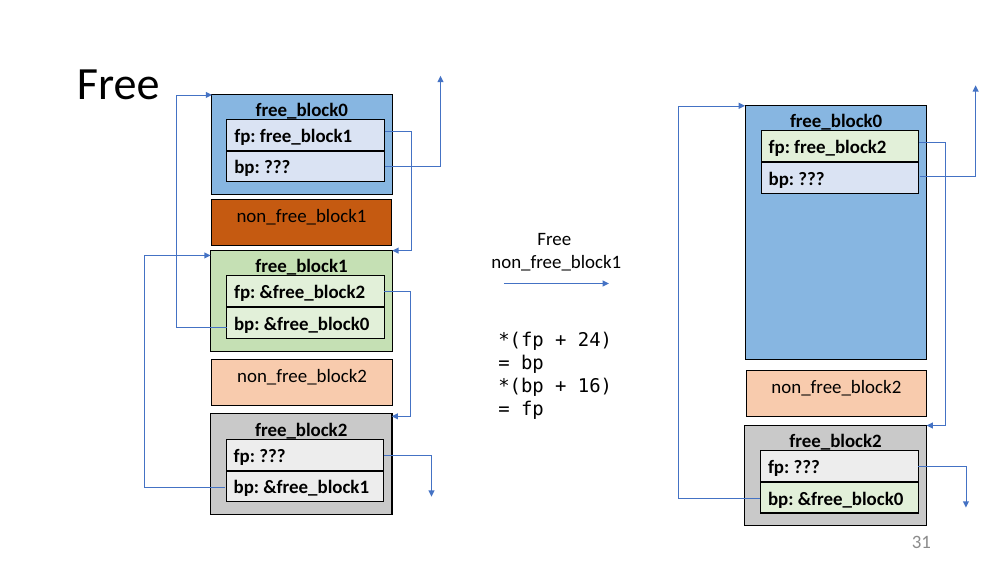
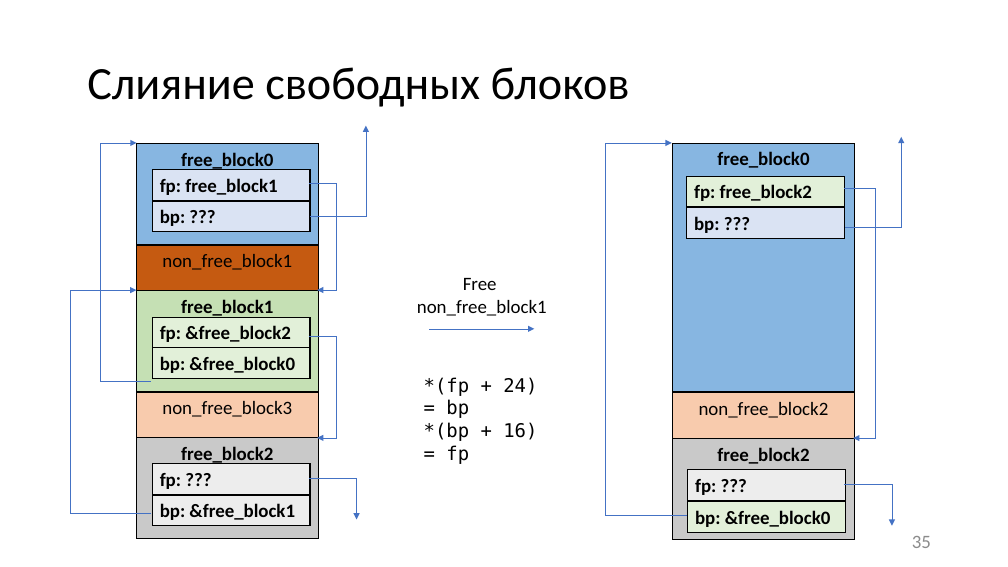
Before and after one commit to itsecd/low-level-programming, a slide deck: slide 35 of Lectures/6.Vulnerabilities/Lecture6.pptx (slide 31 before the commit). Drawn at 1008x567 pixels with LibreOffice and Linux fonts; fonts in the diff are those of the drawing. Boxes give left, top, right and bottom in pixels: in the first picture for what was removed or moved away, otherwise in the second. Text is boxed around its words. In the diff, an @@ line names an element or a change of style, - is before the commit and + after.

```diff
--- a/Lectures/6.Vulnerabilities/Lecture6.pptx
+++ b/Lectures/6.Vulnerabilities/Lecture6.pptx
@@ title at [87,67,630,107]: text changed @@
-Free
+Слияние свободных блоков
@@ elbow arrow moved from (212, 95) - (227, 327) to (137, 143) - (151, 381) @@
@@ elbow arrow moved from (745, 106) - (760, 499) to (672, 143) - (687, 515) @@
@@ rectangle "free_block0": place and size @@
-rectangle "free_block0" at [746,105,927,360]
+rectangle "free_block0" at [673,144,854,392]
@@ 3 rectangles, 2 elbow arrows: place and size @@
-3 rectangles, 2 elbow arrows at [211,76,976,195]
+3 rectangles, 2 elbow arrows at [137,126,901,244]
@@ elbow arrow moved from (385, 132) - (392, 251) to (309, 183) - (317, 290) @@
@@ elbow arrow moved from (920, 143) - (927, 426) to (845, 188) - (854, 439) @@
@@ elbow arrow moved from (211, 256) - (225, 488) to (136, 290) - (151, 513) @@
@@ 3 rectangles: place and size @@
-3 rectangles at [211,250,392,351]
+3 rectangles at [137,291,318,392]
@@ 3 rectangles, 2 texts, 1 arrow: place and size @@
-3 rectangles, 2 texts, 1 arrow at [211,131,920,419]
+3 rectangles, 2 texts, 1 arrow at [137,176,845,464]
@@ elbow arrow moved from (384, 291) - (392, 417) to (309, 337) - (317, 438) @@
@@ rectangle "non_free_block3": place and size @@
-rectangle "non_free_block3" at [212,360,392,405]
+rectangle "non_free_block3" at [137,392,318,438]
@@ text in rectangle at [162,401,292,417]: text changed @@
-non_free_block2
+non_free_block3
@@ rectangle "free_block2": place and size @@
-rectangle "free_block2" at [745,425,926,526]
+rectangle "free_block2" at [673,439,854,540]
@@ 3 rectangles, 1 elbow arrow: place and size @@
-3 rectangles, 1 elbow arrow at [211,414,432,515]
+3 rectangles, 1 elbow arrow at [137,438,357,538]
@@ 3 rectangles, 1 elbow arrow: place and size @@
-3 rectangles, 1 elbow arrow at [746,371,966,513]
+3 rectangles, 1 elbow arrow at [673,393,892,532]
@@ page number at [912,536,931,548]: text changed @@
-31
+35
```
Also in this commit, not shown: 26 other slides changed, 2 slides added, 1 slide removed, 1 other file.
